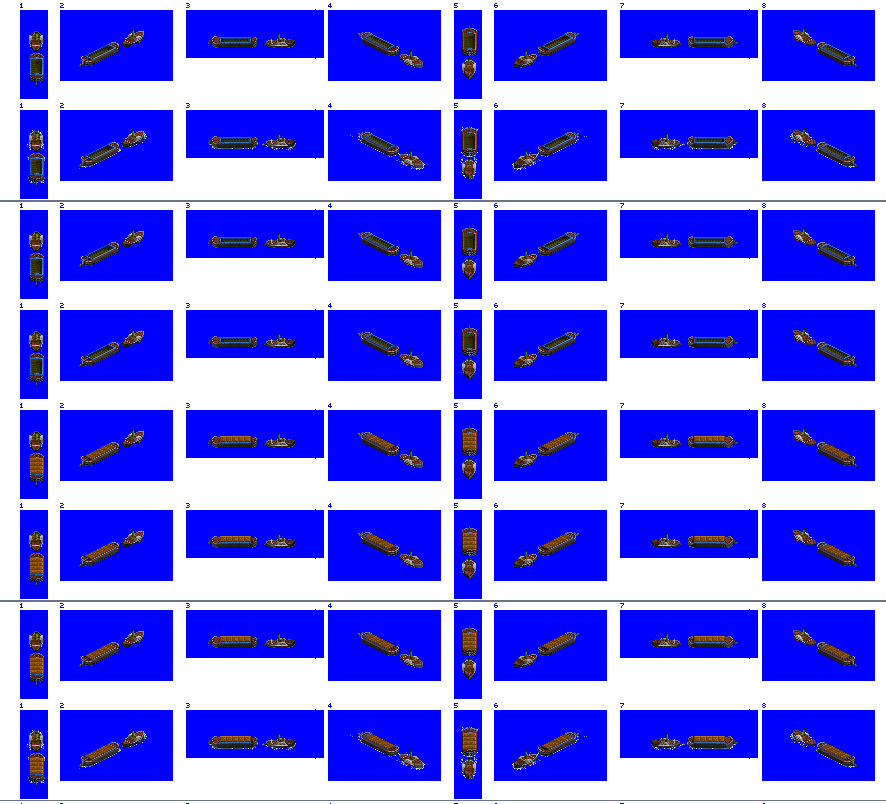
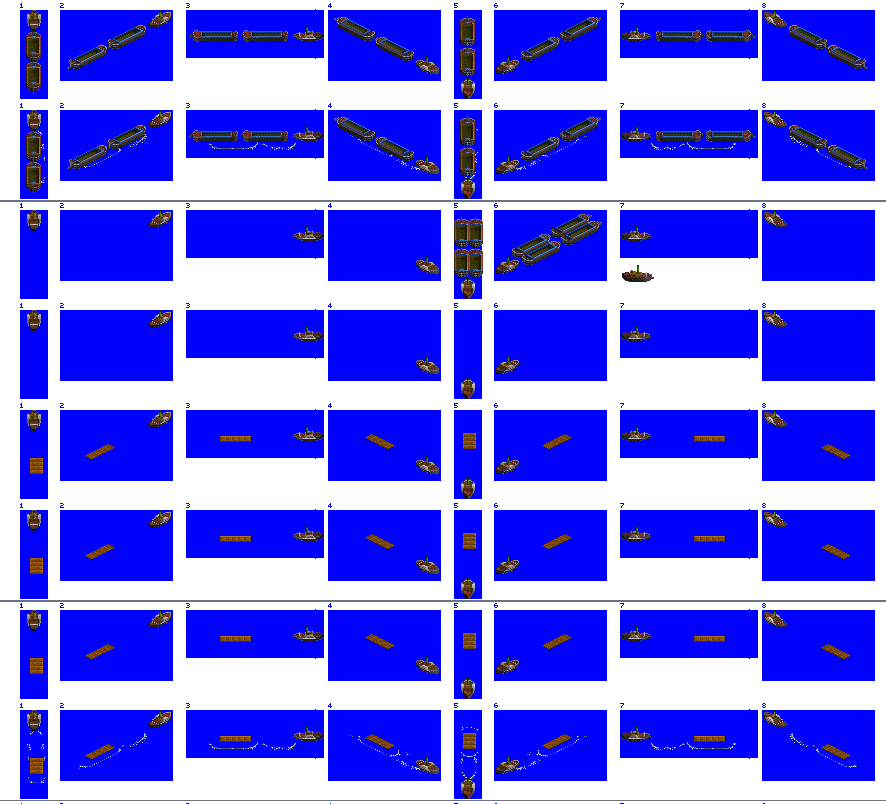
Layer changes from the first 886px x 804px image to the second:
hid "1 barge small" over (29, 26, 857, 785)
showed "2 barge small", painted on it over (26, 16, 868, 277)
hid "Saint Marie" over (29, 28, 816, 779)
showed "Marquette", painted on it over (27, 10, 787, 799)
